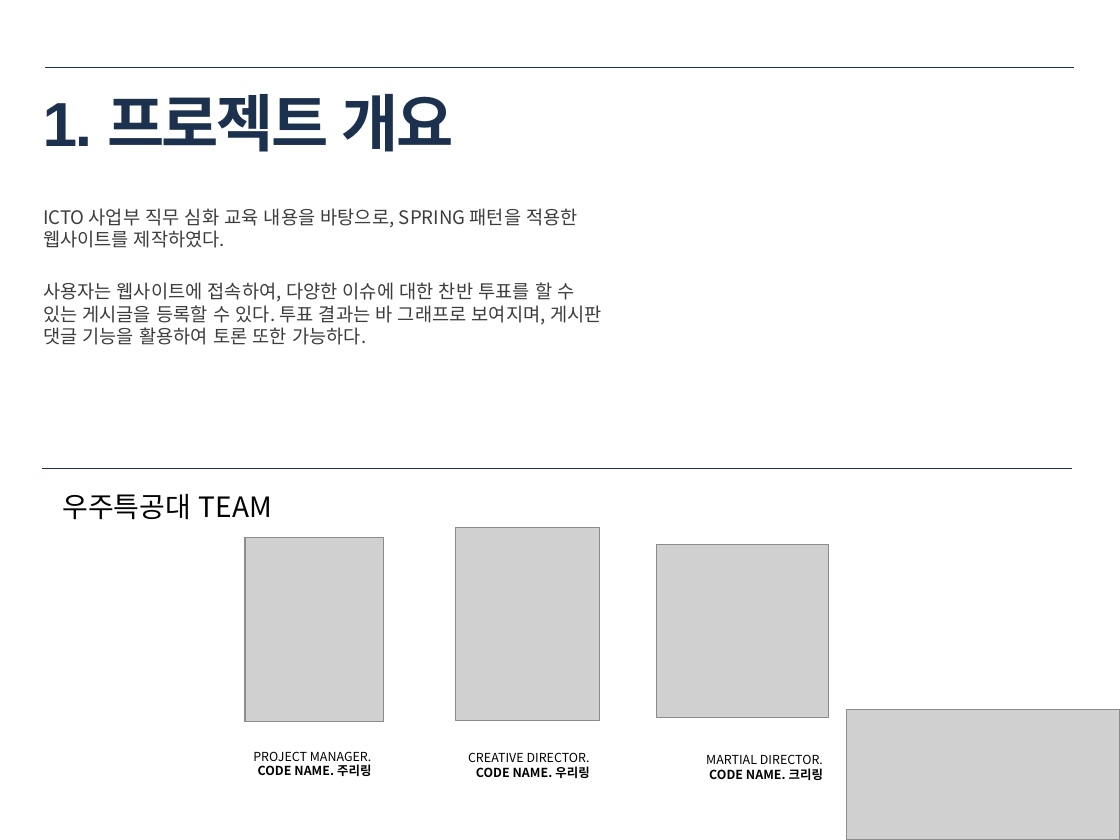
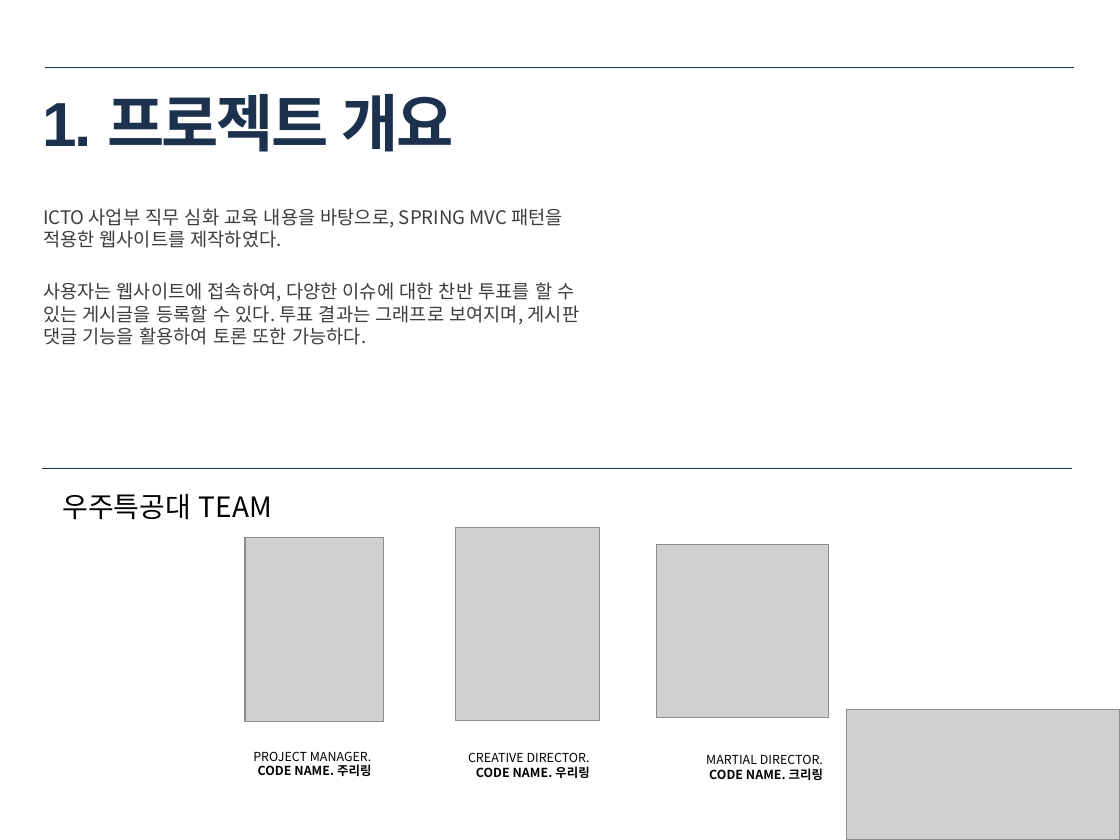
Before and after one commit to icto55-2-juree/WoojuProject, a slide deck: slide 3 of documents/Icto55_2_project(석주리, 최우).pptx. Drawn at 1120x840 pixels with LibreOffice and Linux fonts; fonts in the diff are those of the drawing; grey boxes stand for pictures. Boxes give left, top, right and bottom in pixels: in the first picture for what was removed or moved away, otherwise in the second. Text is boxed around its words. In the diff, an @@ line names an element or a change of style, - is before the commit and + after.

```diff
--- a/documents/Icto55_2_project(석주리, 최우).pptx
+++ b/documents/Icto55_2_project(석주리, 최우).pptx
@@ text at [43,208,579,345]: text changed @@
-ICTO 사업부 직무 심화 교육 내용을 바탕으로, SPRING 패턴을 적용한 웹사이트를 제작하였다.
-사용자는 웹사이트에 접속하여, 다양한 이슈에 대한 찬반 투표를 할 수 있는 게시글을 등록할 수 있다. 투표 결과는 바 그래프로 보여지며, 게시판 댓글 기능을 활용하여 토론 또한 가능하다.
+ICTO 사업부 직무 심화 교육 내용을 바탕으로, SPRING MVC 패턴을 적용한 웹사이트를 제작하였다.
+사용자는 웹사이트에 접속하여, 다양한 이슈에 대한 찬반 투표를 할 수 있는 게시글을 등록할 수 있다. 투표 결과는 그래프로 보여지며, 게시판 댓글 기능을 활용하여 토론 또한 가능하다.
```
Also in this commit, not shown: 7 other slides changed, 13 slides added, 1 slide removed, 2 other files.
